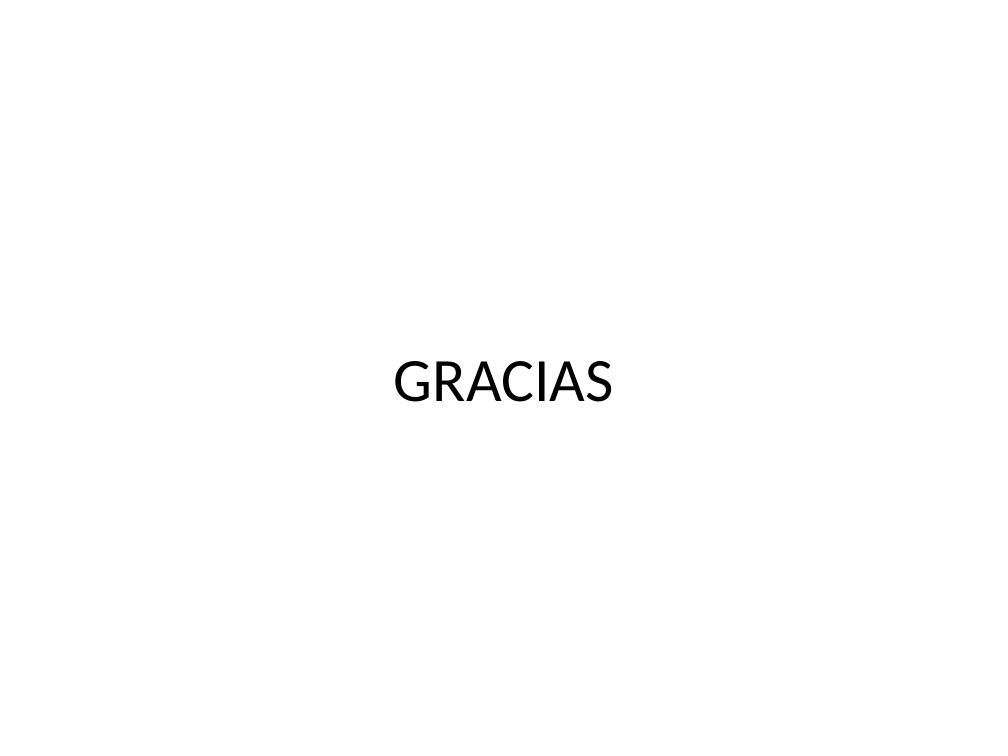
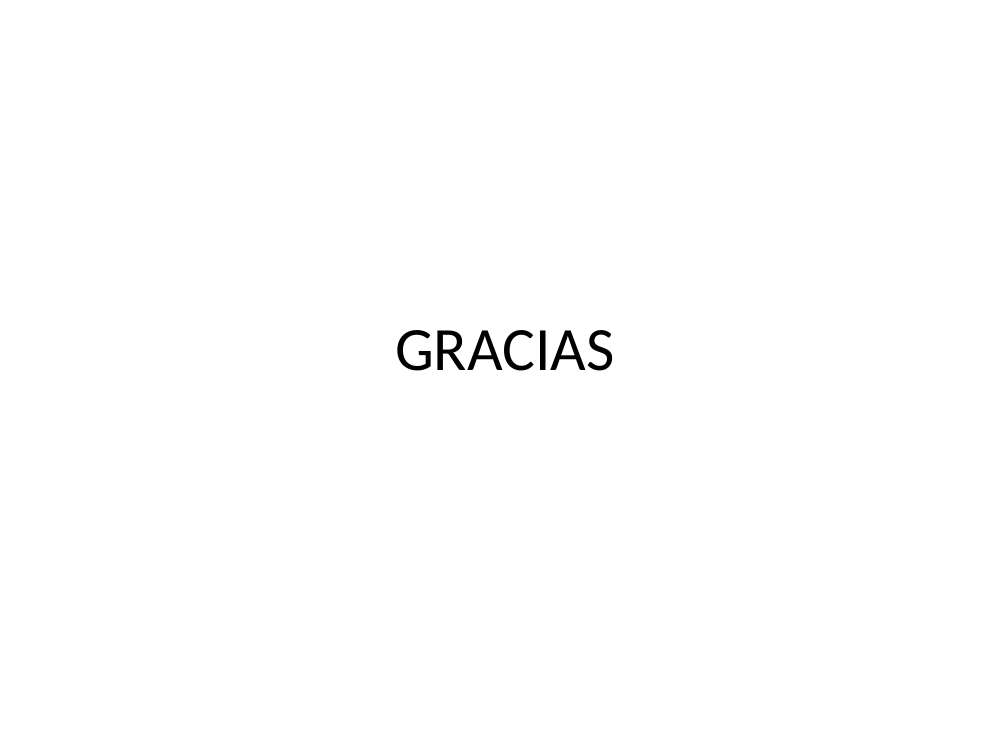
Before and after one commit to cristian4063/OfertaTrabajo, a slide deck: slide 10 of smartcities/themeforest-6705726-stroller-mobile-tablet-responsive-template/PresentacionOferta/OfertaEmpleo.pptx (slide 8 before the commit). Drawn at 1008x756 pixels with LibreOffice and Linux fonts; fonts in the diff are those of the drawing. Boxes give left, top, right and bottom in pixels: in the first picture for what was removed or moved away, otherwise in the second. Text is boxed around its words. In the diff, an @@ line names an element or a change of style, - is before the commit and + after.

```diff
--- a/smartcities/themeforest-6705726-stroller-mobile-tablet-responsive-template/PresentacionOferta/OfertaEmpleo.pptx
+++ b/smartcities/themeforest-6705726-stroller-mobile-tablet-responsive-template/PresentacionOferta/OfertaEmpleo.pptx
@@ title "GRACIAS": place and size @@
-title "GRACIAS" at [394,361,614,402]
+title "GRACIAS" at [395,330,615,371]
```
Also in this commit, not shown: 1 other slide changed, 5 slides added, 3 slides removed.
